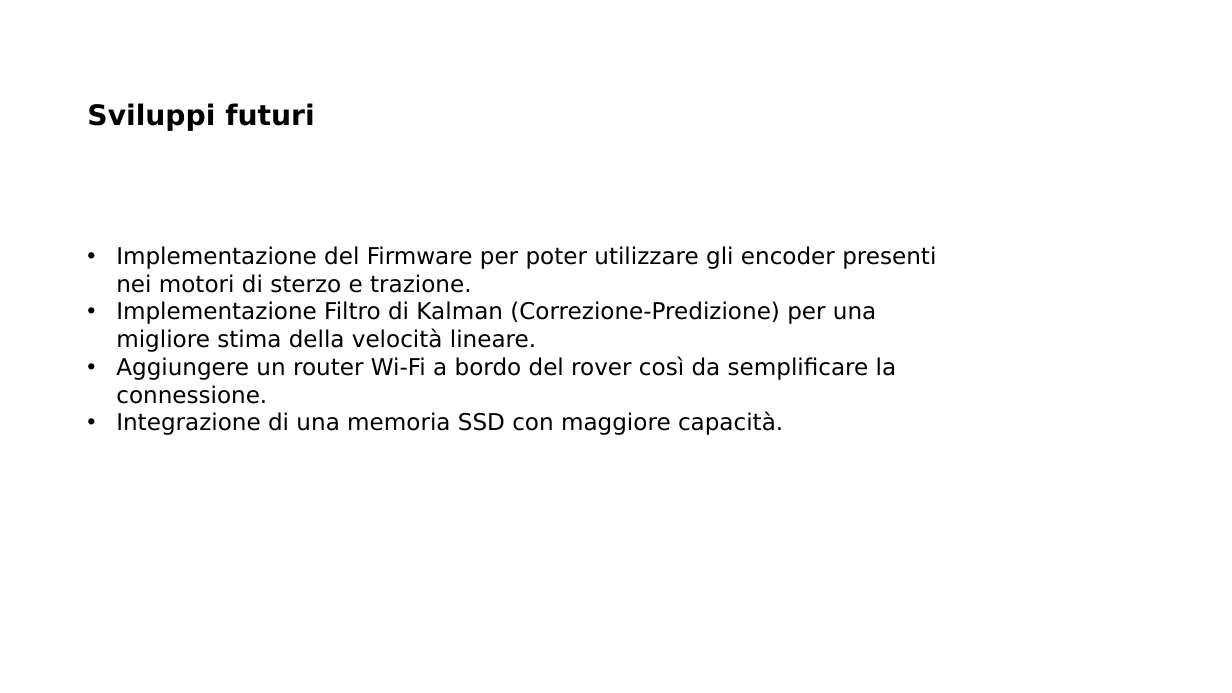
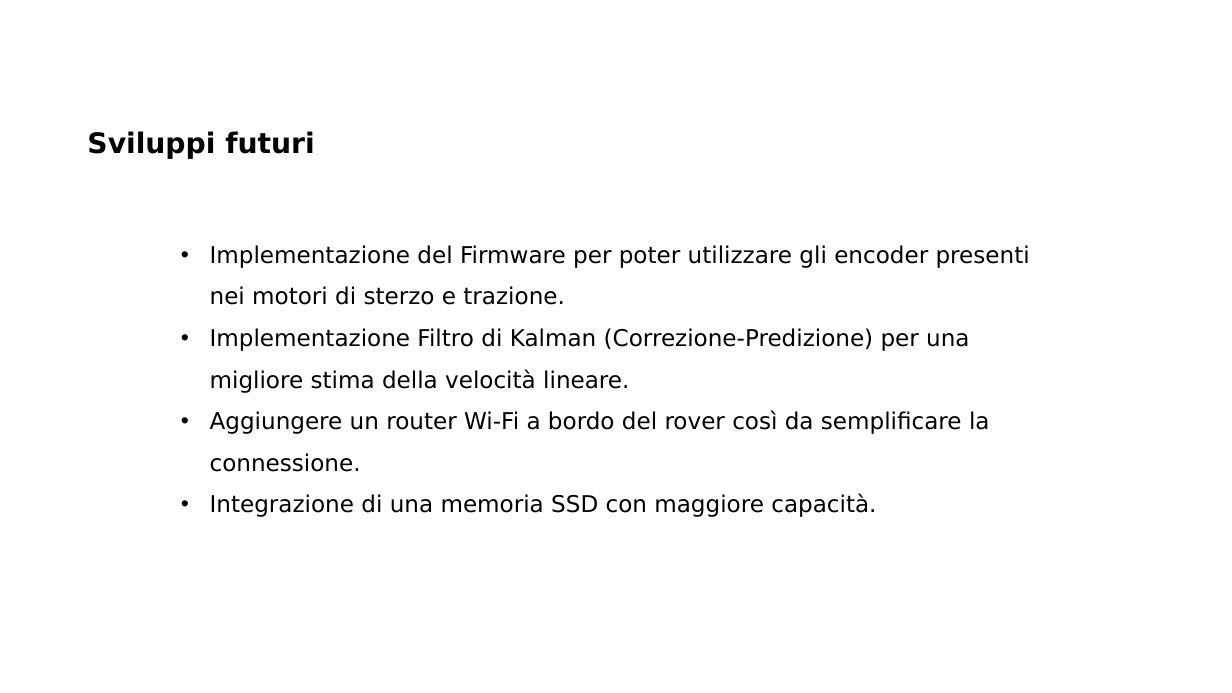
Before and after one commit to MarcoMinarelli/Rover_LabAuto, a slide deck: slide 18 of Presentazione LabAuto.pptx. Drawn at 1232x693 pixels with LibreOffice and Linux fonts; fonts in the diff are those of the drawing; background and template pictures are left out. Boxes give left, top, right and bottom in pixels: in the first picture for what was removed or moved away, otherwise in the second. Text is boxed around its words. In the diff, an @@ line names an element or a change of style, - is before the commit and + after.

```diff
--- a/Presentazione LabAuto.pptx
+++ b/Presentazione LabAuto.pptx
@@ title "Sviluppi futuri": place and size @@
-title "Sviluppi futuri" at [87,103,314,131]
+title "Sviluppi futuri" at [87,131,314,159]
@@ text "Implementazione del Firmware per poter ...": place and size @@
-text "Implementazione del Firmware per poter ..." at [116,246,936,435]
+text "Implementazione del Firmware per poter ..." at [210,245,1030,517]
@@ text "Implementazione del Firmware per poter ..." at [210,245,1030,517]: line spacing 1 to 1.5 @@
```
Also in this commit, not shown: 9 other slides changed.
